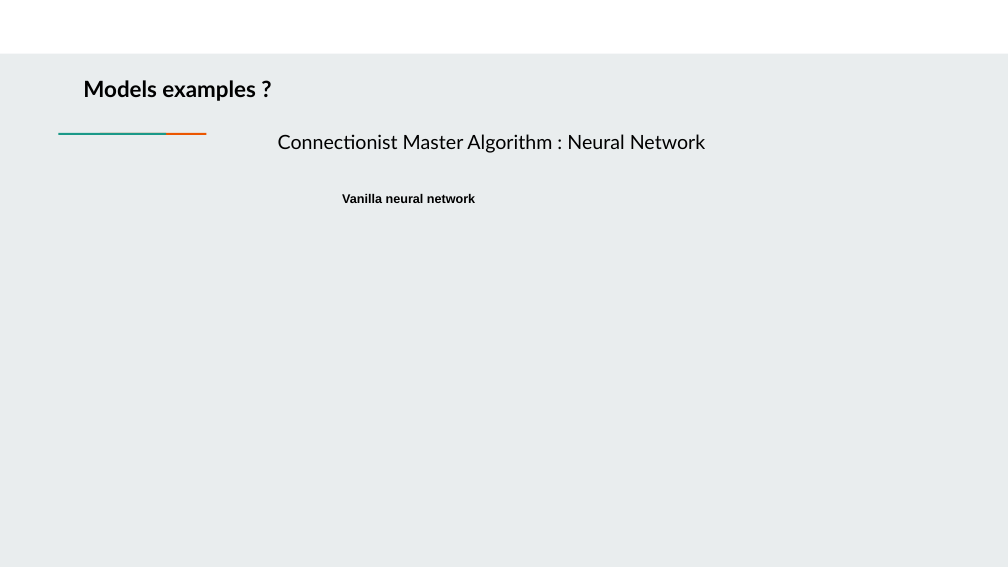
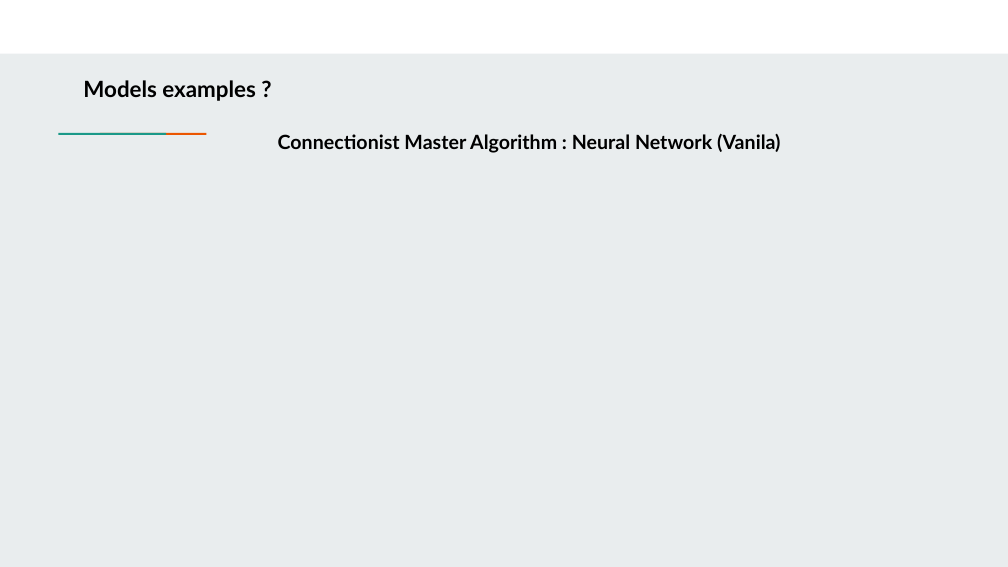
Before and after one commit to farouqBenarous/Machine_Learning_101_Workshop, a slide deck: slide 12 of 20-03-2021/Presentation/Machine learning 101.pptx (slide 14 before the commit). Drawn at 1008x567 pixels with LibreOffice and Linux fonts; fonts in the diff are those of the drawing. Boxes give left, top, right and bottom in pixels: in the first picture for what was removed or moved away, otherwise in the second. Text is boxed around its words. In the diff, an @@ line names an element or a change of style, - is before the commit and + after.

```diff
--- a/20-03-2021/Presentation/Machine learning 101.pptx
+++ b/20-03-2021/Presentation/Machine learning 101.pptx
@@ text at bbox=[278, 134, 781, 153]: text changed; bold on @@
-Connectionist Master Algorithm : Neural Network
+Connectionist Master Algorithm : Neural Network (Vanila)
@@ text removed at bbox=[342, 194, 475, 203] @@
-Vanilla neural network
```
Also in this commit, not shown: 7 other slides changed, 2 slides added, 1 slide removed, 2 other files.
